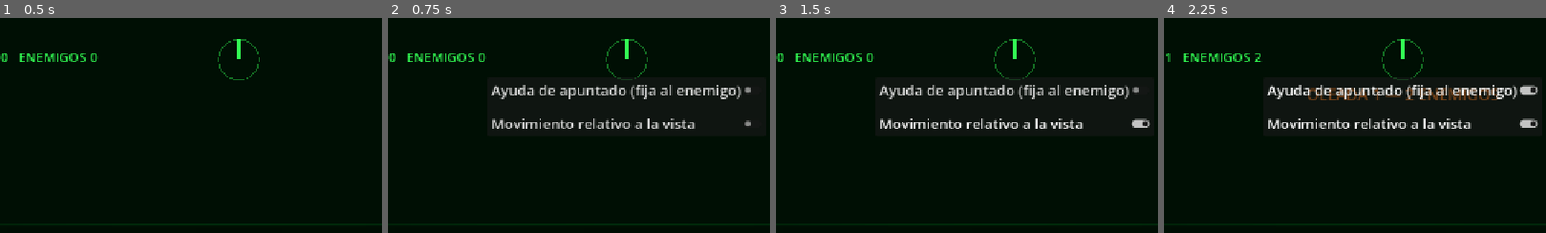
Above: before the commit, frames 1-4 (left to right).
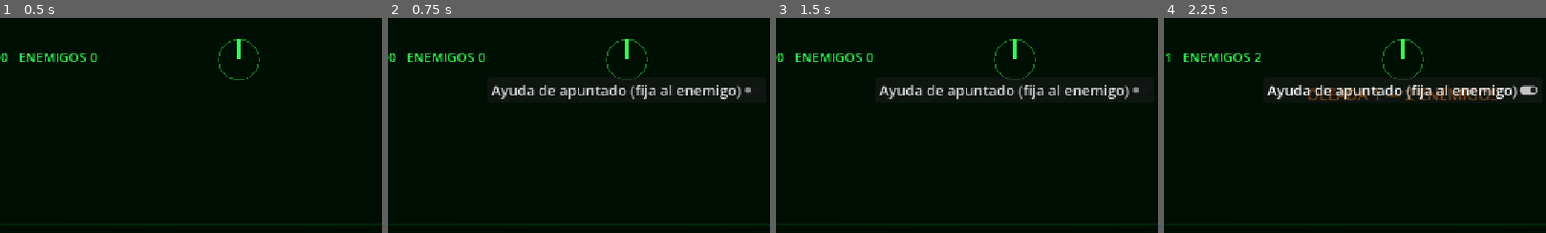
Above: after the commit, the same moments.

Repository: pabloprietorecio-afk/Tank-Ahead
Game: Godot game, scene res://levels/arena.tscn
Two runs of this game, one before a commit and one after it. Both use one fixed random seed, a clock stepped at 60 frames per second and the inputs below.
Inputs (mouse positions are % of the whole screen's width and height, from its top left):
- Up to frame 1 (0.5 s): no input
- Up to frame 2 (0.75 s): click "⚙" at 0.5 s
- Up to frame 3 (1.5 s): click (50, 25) at 1.25 s, where only the run before the commit has a clickable "Movimiento relativo a la vista"
- Up to frame 4 (2.25 s): click "Ayuda de apuntado (fija al en…" at 2 s
The pictures show only the part of the screen within x 19-69%, y 0-50%; the shares and areas given below are measured in that part.

Frame 1 is identical in both runs. In frame 2, 1.4% of the frame differs, in the area x 27-95%, y 46-52%; in frame 3, 1.6%, in the area x 27-98%, y 46-52%; in frame 4, 1.6%.

Commit message:
Torreta fija respecto al casco hasta que el jugador la mueve; se elimina el modo relativo a la vista
Co-Authored-By: Claude Sonnet 5.5 <noreply@anthropic.com>
Claude-Session: https://claude.ai/code/session_01Fzr3mX8kpwaJpVnrCyTFkb

Diff:
--- a/core/game_settings.gd
+++ b/core/game_settings.gd
@@ -6,10 +6,6 @@
 
 ## Fija la torreta sobre el enemigo una vez que la mira lo ha encontrado.
 static var aim_assist: bool = false
-## true: el joystick se interpreta respecto a la vista (la torreta); el casco gira solo.
-## false: control clásico de tanque (arriba = avanzar, lados = girar el casco).
-static var camera_relative: bool = false
-
 static var _loaded: bool = false
 
 
@@ -20,11 +16,9 @@
 	var cfg := ConfigFile.new()
 	if cfg.load(PATH) == OK:
 		aim_assist = cfg.get_value("controls", "aim_assist", aim_assist)
-		camera_relative = cfg.get_value("controls", "camera_relative", camera_relative)
 
 
 static func save() -> void:
 	var cfg := ConfigFile.new()
 	cfg.set_value("controls", "aim_assist", aim_assist)
-	cfg.set_value("controls", "camera_relative", camera_relative)
 	cfg.save(PATH)
--- a/entities/player/player_input_source.gd
+++ b/entities/player/player_input_source.gd
@@ -1,7 +1,7 @@
 class_name PlayerInputSource
 extends Node
 ## Traduce los controles táctiles en órdenes para el tanque.
-## Incluye dos opciones de ajustes: ayuda de apuntado y movimiento relativo a la vista.
+## Incluye la ayuda de apuntado opcional.
 
 const LOCK_CONE: float = deg_to_rad(4.0)
 const LOCK_RANGE: float = 140.0
@@ -18,10 +18,7 @@
 func _process(_delta: float) -> void:
 	if tank == null or touch == null or tank.is_destroyed:
 		return
-	if GameSettings.camera_relative:
-		_drive_camera_relative(touch.move_vector)
-	else:
-		tank.drive_input = touch.move_vector
+	tank.drive_input = touch.move_vector
 	tank.trigger_held = touch.fire_held
 
 	var look: Vector2 = touch.consume_look_delta()
@@ -33,24 +30,8 @@
 		tank.turret_controller.aim_at(_lock_point(tank.aim_lock))
 	elif look != Vector2.ZERO:
 		tank.turret_controller.add_aim(-look.x * look_sensitivity, -look.y * look_sensitivity)
-
-
-## El joystick indica hacia dónde quiere ir el jugador respecto a la vista; el casco gira solo.
-func _drive_camera_relative(stick: Vector2) -> void:
-	if stick == Vector2.ZERO:
-		tank.drive_input = Vector2.ZERO
-		return
-	var desired: float = tank.turret_controller.world_yaw - atan2(stick.x, stick.y)
-	var hull: float = tank.global_rotation.y
-	var diff: float = angle_difference(hull, desired)
-	var direction: float = 1.0
-	if absf(diff) > PI * 0.5:
-		# Más cerca de dar marcha atrás que de girar media vuelta.
-		diff = angle_difference(hull, desired + PI)
-		direction = -1.0
-	var turn: float = clampf(-diff * 2.5, -1.0, 1.0)
-	var alignment: float = clampf(1.0 - absf(diff) / 1.0, 0.0, 1.0)
-	tank.drive_input = Vector2(turn, direction * minf(stick.length(), 1.0) * alignment)
+	else:
+		tank.turret_controller.hold_relative()
 
 
 func _update_lock(look: Vector2) -> void:
--- a/entities/tank/turret_controller.gd
+++ b/entities/tank/turret_controller.gd
@@ -1,60 +1,83 @@
 class_name TurretController
 extends Node
-## Torreta independiente del casco: mantiene su rumbo en el mundo aunque el casco gire.
-## La mueve el jugador (add_aim) o la IA (aim_at).
+## Torreta independiente: gira solo cuando el jugador la mueve (o la IA / ayuda de apuntado
+## le ordena apuntar a un punto). Si nadie la mueve, queda fija respecto al casco y
+## acompaña al tanque cuando éste gira.
 
 const MAX_LEAD: float = 1.0
 const MIN_PITCH: float = deg_to_rad(-6.0)
 const MAX_PITCH: float = deg_to_rad(18.0)
 
-var world_yaw: float = 0.0
+## Rumbo de la torreta respecto al casco (0 = alineada con el casco).
+var local_yaw: float = 0.0
 var pitch: float = 0.0
 
+## Rumbo de la torreta en el mundo.
+var world_yaw: float:
+	get: return _tank.global_rotation.y + local_yaw if _tank != null else local_yaw
+
 var _tank: Tank
-var _target_yaw: float = 0.0
+var _target_local: float = 0.0
+var _target_world: float = 0.0
+var _world_mode: bool = false
 var _target_pitch: float = 0.0
 
 
 func setup(tank: Tank) -> void:
 	_tank = tank
-	world_yaw = tank.global_rotation.y
-	_target_yaw = world_yaw
 
 
-## Desplazamiento deseado en radianes (jugador). Se aplica con velocidad limitada.
+## Desplazamiento deseado en radianes (jugador). La torreta se queda donde la dejes,
+## relativa al casco.
 func add_aim(delta_yaw: float, delta_pitch: float) -> void:
-	_target_yaw = clampf(_target_yaw + delta_yaw, world_yaw - MAX_LEAD, world_yaw + MAX_LEAD)
+	hold_relative()
+	var lead: float = clampf(angle_difference(local_yaw, _target_local + delta_yaw), -MAX_LEAD, MAX_LEAD)
+	_target_local = wrapf(local_yaw + lead, -PI, PI)
 	_target_pitch = clampf(_target_pitch + delta_pitch, MIN_PITCH, MAX_PITCH)
 
 
-## Apunta a un punto del mundo (IA).
+## Deja de seguir un punto del mundo y mantiene la orientación actual respecto al casco.
+func hold_relative() -> void:
+	if _world_mode:
+		_world_mode = false
+		_target_local = local_yaw
+
+
+## Apunta a un punto del mundo (IA, ayuda de apuntado).
 func aim_at(point: Vector3) -> void:
 	var to: Vector3 = point - _tank.turret.global_position
-	_target_yaw = atan2(-to.x, -to.z)
+	_target_world = atan2(-to.x, -to.z)
+	_world_mode = true
 	var horizontal: float = Vector2(to.x, to.z).length()
 	_target_pitch = clampf(atan2(to.y, horizontal), MIN_PITCH, MAX_PITCH)
 
 
 ## Apunta hacia un rumbo del mundo sin cambiar la elevación (para escanear).
 func aim_yaw(yaw: float) -> void:
-	_target_yaw = yaw
+	_target_world = yaw
+	_world_mode = true
 	_target_pitch = 0.0
 
 
 func is_aligned(cone: float) -> bool:
-	return absf(angle_difference(world_yaw, _target_yaw)) <= cone and absf(pitch - _target_pitch) <= cone
+	return absf(angle_difference(world_yaw, _desired_world())) <= cone and absf(pitch - _target_pitch) <= cone
 
 
 ## Ángulo del casco respecto a hacia donde mira la torreta (positivo = casco girado a la izquierda).
 func hull_relative_angle() -> float:
-	return wrapf(_tank.global_rotation.y - world_yaw, -PI, PI)
+	return wrapf(-local_yaw, -PI, PI)
+
+
+func _desired_world() -> float:
+	return _target_world if _world_mode else _tank.global_rotation.y + _target_local
 
 
 func _process(delta: float) -> void:
 	if _tank == null:
 		return
 	var max_step: float = _tank.stats.turret_turn_speed * delta
-	world_yaw += clampf(angle_difference(world_yaw, _target_yaw), -max_step, max_step)
+	var diff: float = angle_difference(world_yaw, _desired_world())
+	local_yaw = wrapf(local_yaw + clampf(diff, -max_step, max_step), -PI, PI)
 	pitch += clampf(_target_pitch - pitch, -max_step, max_step)
-	_tank.turret.rotation.y = world_yaw - _tank.global_rotation.y
+	_tank.turret.rotation.y = local_yaw
 	_tank.gun_pivot.rotation.x = pitch
--- a/ui/hud/hud.gd
+++ b/ui/hud/hud.gd
@@ -60,9 +60,6 @@
 	_panel.add_child(box)
 	box.add_child(_make_toggle("Ayuda de apuntado (fija al enemigo)", GameSettings.aim_assist, func(on: bool) -> void:
 		GameSettings.aim_assist = on
-		GameSettings.save()))
-	box.add_child(_make_toggle("Movimiento relativo a la vista", GameSettings.camera_relative, func(on: bool) -> void:
-		GameSettings.camera_relative = on
 		GameSettings.save()))
 	add_child(_panel)
 
